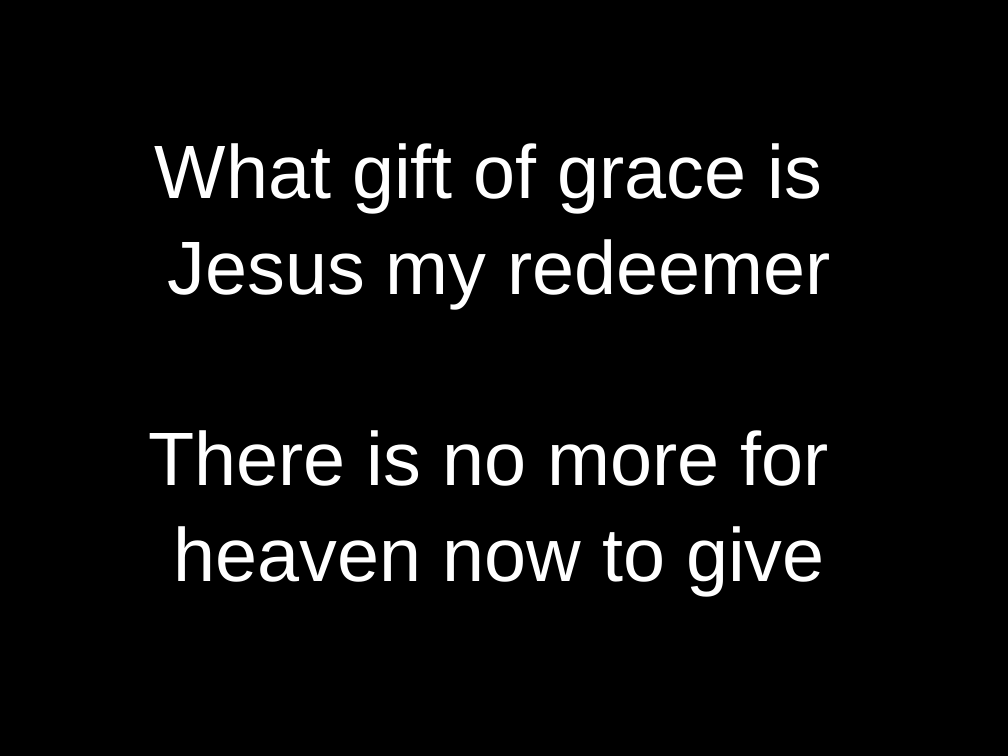
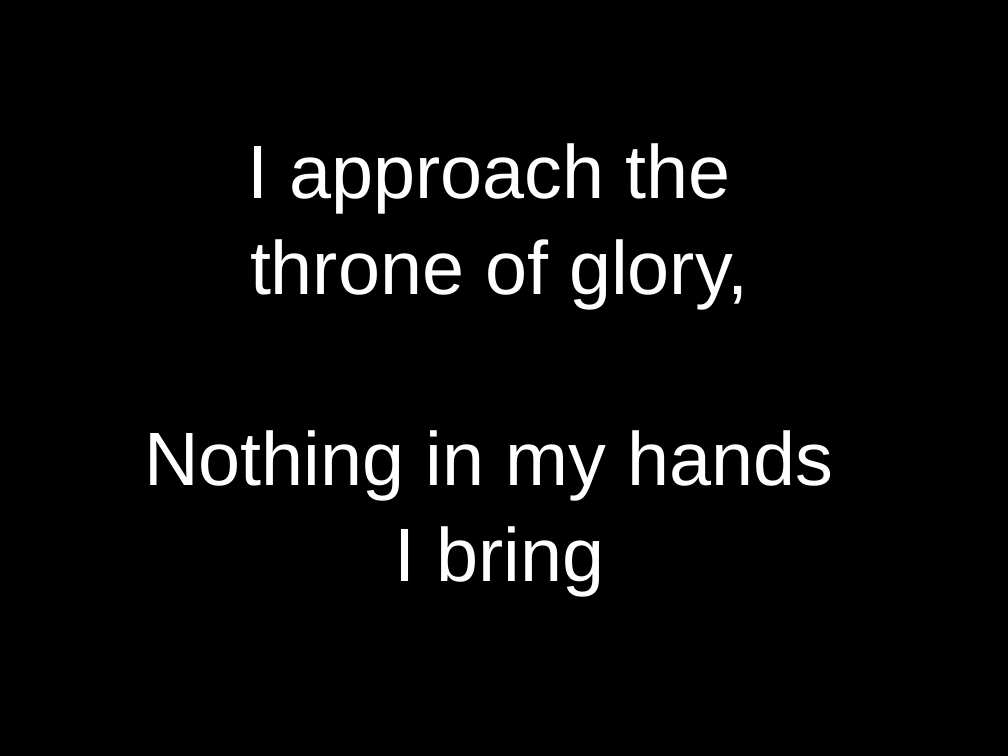
Before and after one commit to kendall412/worship, a slide deck: slide 2 of TEMPLATE-slides.pptx. Drawn at 1008x756 pixels with LibreOffice and Linux fonts; fonts in the diff are those of the drawing. Boxes give left, top, right and bottom in pixels: in the first picture for what was removed or moved away, otherwise in the second. Text is boxed around its words. In the diff, an @@ line names an element or a change of style, - is before the commit and + after.

```diff
--- a/TEMPLATE-slides.pptx
+++ b/TEMPLATE-slides.pptx
@@ subtitle at (144, 143, 833, 595): text changed @@
-What gift of grace is
-Jesus my redeemer
-There is no more for
-heaven now to give
+I approach the
+throne of glory,
+Nothing in my hands
+I bring
```
Also in this commit, not shown: 1 other slide changed, 10 other files.
